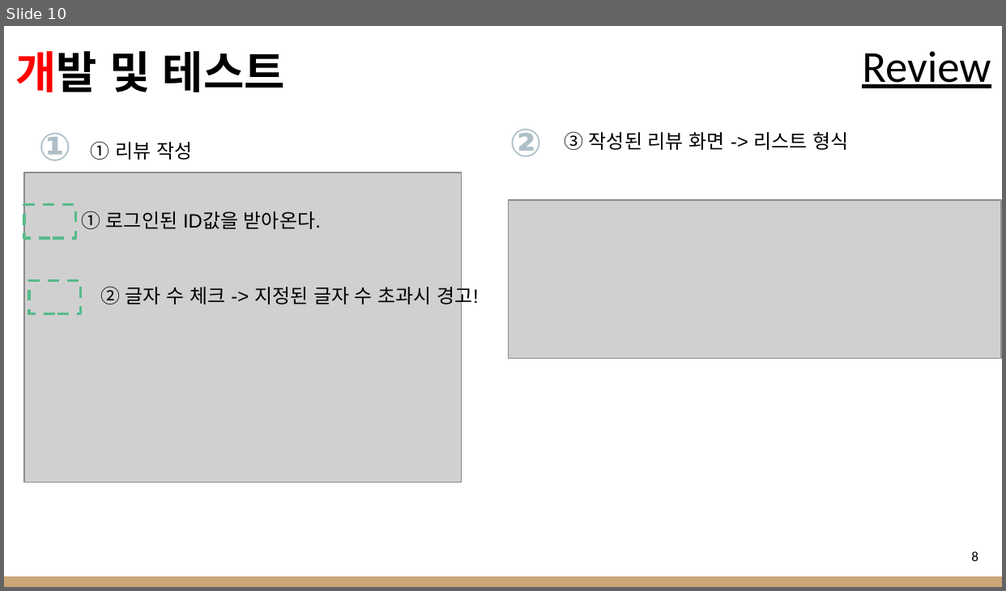
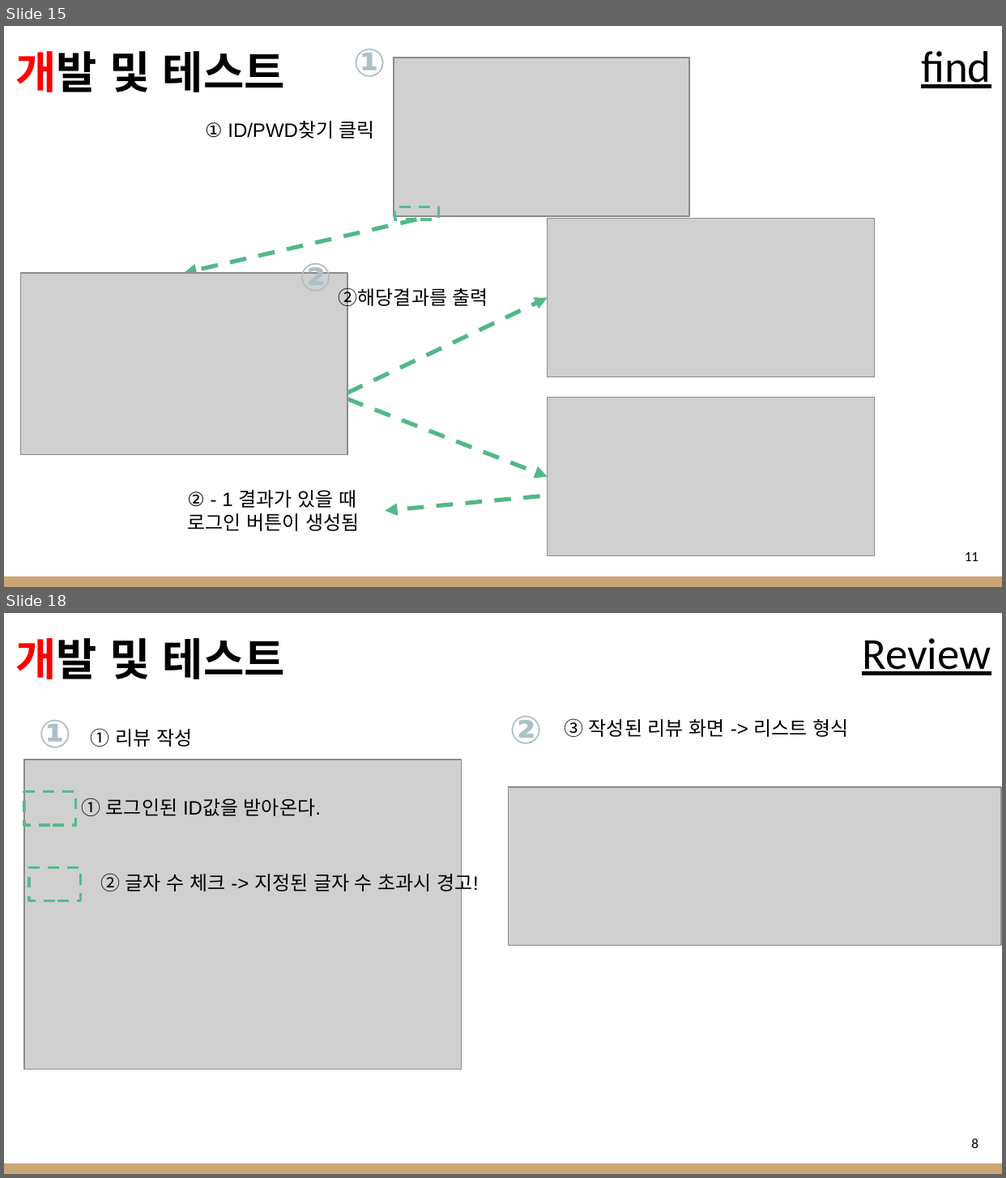
Before and after one commit to kot8585/ay_project-, a slide deck: 팀프로젝트 PPT(김현진,문효정).pptx. Shown one above the other, each under a label of ours: slide 10 before the commit, slides 15 and 18 after it; the slides between them are not shown. The pictures are 1006x591 and 1006x1178 pixels, drawn with LibreOffice and Linux fonts; fonts in the diff are those of the drawing; grey boxes stand for pictures. Boxes give left, top, right and bottom in pixels: in the first picture for what was removed or moved away, otherwise in the second. Text is boxed around its words. In the diff, an @@ line names an element or a change of style, - is before the commit and + after.

```diff
--- a/팀프로젝트 PPT(김현진,문효정).pptx
+++ b/팀프로젝트 PPT(김현진,문효정).pptx
@@ slide 15 added at box(4, 26, 1002, 587), background #FFFFFF; not listed: 1 template element that a slide beside it also shows @@
@@ text added at box(353, 49, 386, 77), 28 pt, text #AEBFC7, bold @@
+①
@@ text added at box(15, 51, 285, 92), 32 pt, text #000000, bold @@
+개발 및 테스트
@@ picture added at box(393, 58, 688, 216) @@
@@ title added at box(921, 51, 991, 88), 32 pt, text #000000, underline @@
+find
@@ text added at box(205, 121, 375, 139), 14 pt, text #000000 @@
+① ID/PWD찾기 클릭
@@ arrow added from (417, 220) to (184, 274), #53B987 3 pt dashed @@
@@ rectangle added at box(394, 207, 438, 220), outline #57BB8A 2 pt dashed @@
@@ picture added at box(547, 219, 874, 378) @@
@@ text added at box(299, 259, 332, 274), 28 pt, text #AEBFC7, bold @@
+②
@@ picture added at box(21, 274, 348, 455) @@
@@ text added at box(339, 285, 488, 310), 14 pt, text #000000 @@
+②해당결과를 출력
@@ arrow added from (347, 393) to (547, 298), #53B987 3 pt dashed @@
@@ arrow added from (347, 399) to (547, 477), #53B987 3 pt dashed @@
@@ picture added at box(547, 397, 874, 556) @@
@@ text added at box(187, 490, 359, 531), 14 pt, text #000000 @@
+② - 1 결과가 있을 때
+로그인 버튼이 생성됨
@@ arrow added from (540, 496) to (386, 511), #53B987 3 pt dashed @@
@@ text added at box(965, 552, 978, 561), 10 pt, text #000000 @@
+11
@@ what was slide 10 is now slide 18 @@
```
Also in this commit, not shown: 3 slides changed, 7 other slides added.
